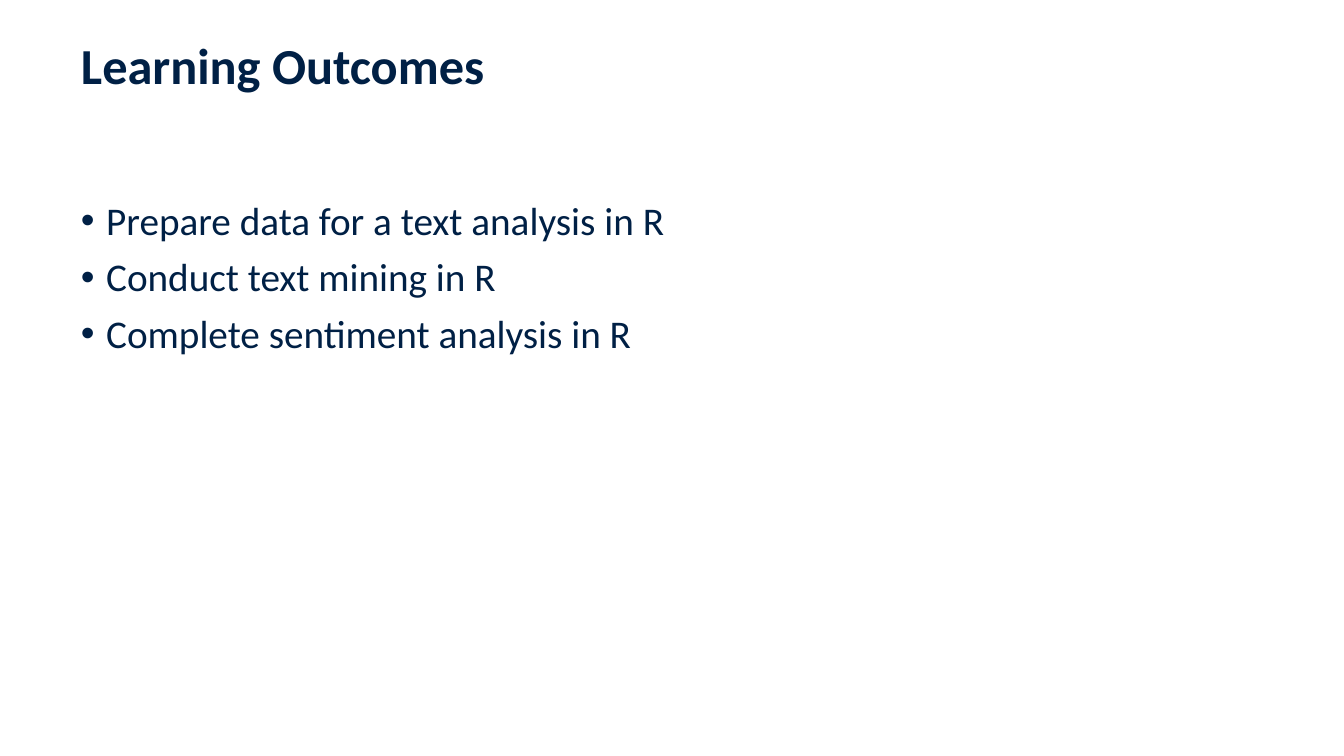
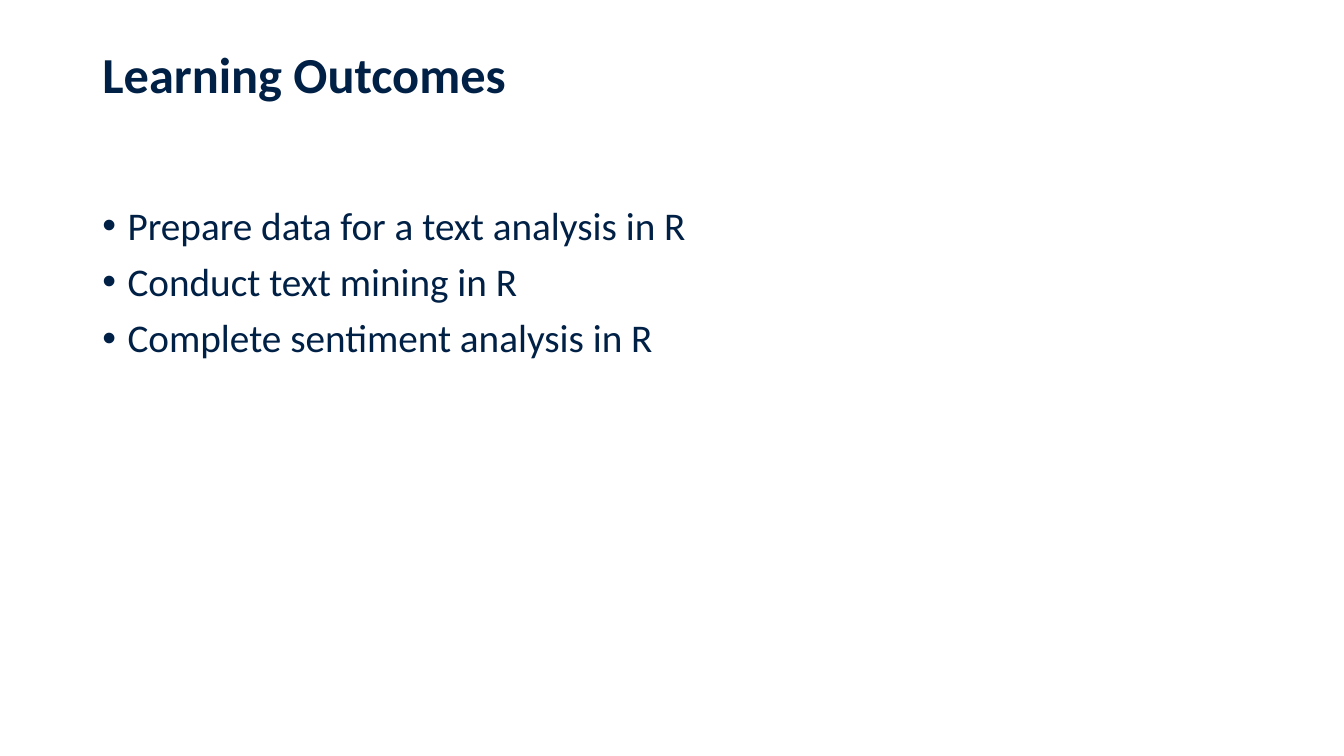
Before and after one commit to jennschilling/sentiment-analysis-in-R, a slide deck: slide 3 of slides/Sentiment Analysis in R.pptx. Drawn at 1344x756 pixels with LibreOffice and Linux fonts; fonts in the diff are those of the drawing; background and template pictures are left out. Boxes give left, top, right and bottom in pixels: in the first picture for what was removed or moved away, otherwise in the second. Text is boxed around its words. In the diff, an @@ line names an element or a change of style, - is before the commit and + after.

```diff
--- a/slides/Sentiment Analysis in R.pptx
+++ b/slides/Sentiment Analysis in R.pptx
@@ title "Learning Outcomes": place and size @@
-title "Learning Outcomes" at [81,48,484,93]
+title "Learning Outcomes" at [102,57,505,102]
@@ text "Prepare data for a text ...": place and size @@
-text "Prepare data for a text ..." at [106,207,664,355]
+text "Prepare data for a text ..." at [128,212,685,359]
```
Also in this commit, not shown: 6 other slides changed, 8 slides added, 3 slides removed.
